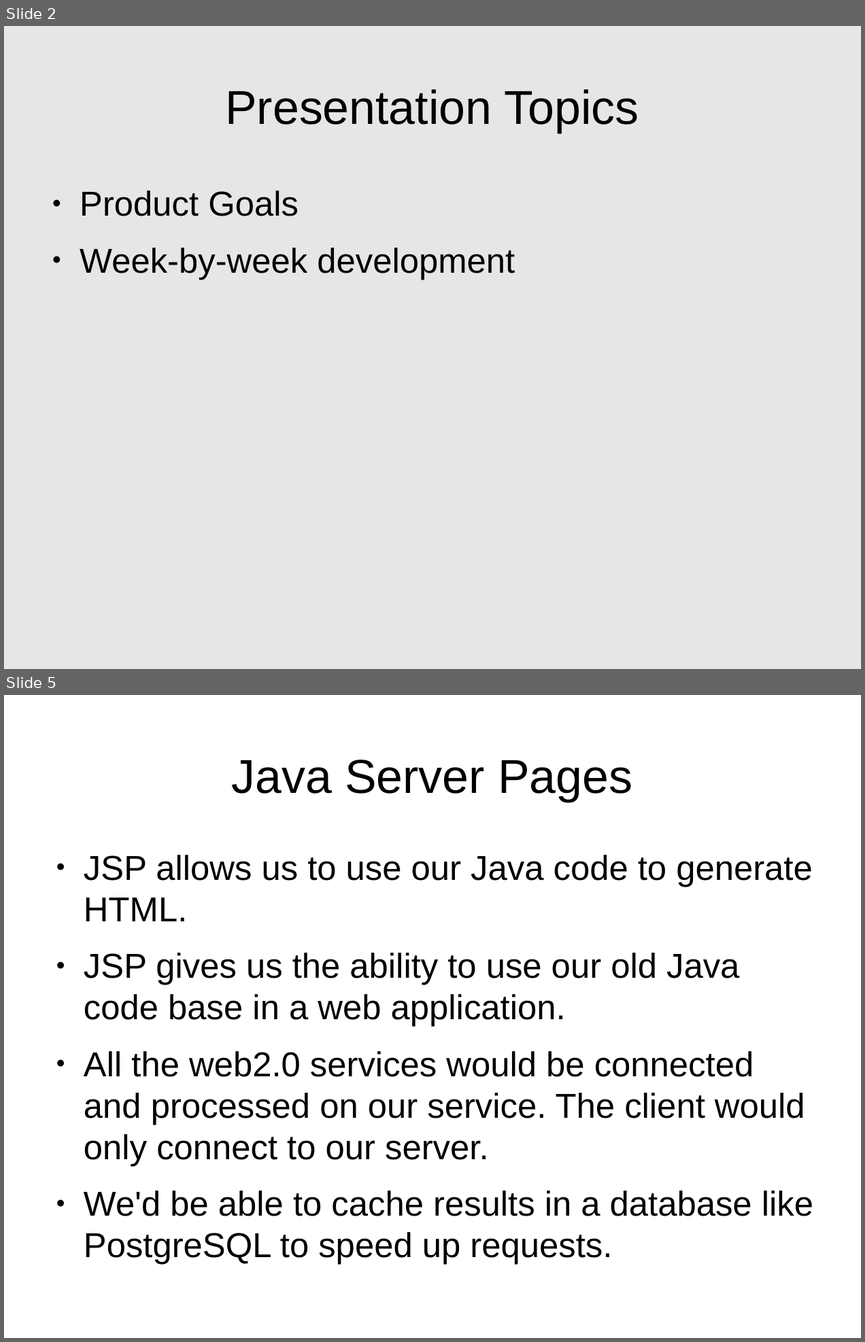
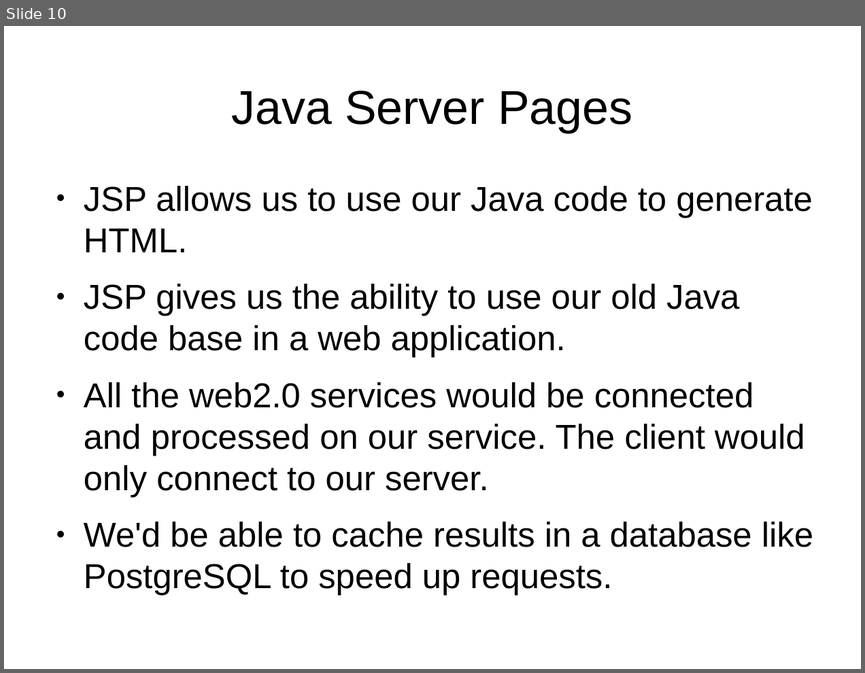
Before and after one commit to fsuarez2005/cosc481-frank-placemap, a slide deck: doc/presentation.odp. Shown one above the other, each under a label of ours: slides 2 and 5 before the commit, slide 10 after it; the slides between them are not shown. The pictures are 865x1342 and 865x673 pixels, drawn with LibreOffice and Linux fonts; fonts in the diff are those of the drawing; background and template pictures are left out. Boxes give left, top, right and bottom in pixels: in the first picture for what was removed or moved away, otherwise in the second. Text is boxed around its words. In the diff, an @@ line names an element or a change of style, - is before the commit and + after.

Commit message:
updated presentation

```diff
--- a/doc/presentation.odp
+++ b/doc/presentation.odp
@@ slide 2 removed at <box>4,26,861,669</box>, background #E6E6E6 @@
@@ title removed at <box>225,89,639,133</box> @@
-Presentation Topics
@@ text removed at <box>79,191,515,280</box> @@
-● Product Goals
-● Week-by-week development
@@ what was slide 5 is now slide 10 @@
```
Also in this commit, not shown: 9 slides added, 1 other slide removed.
